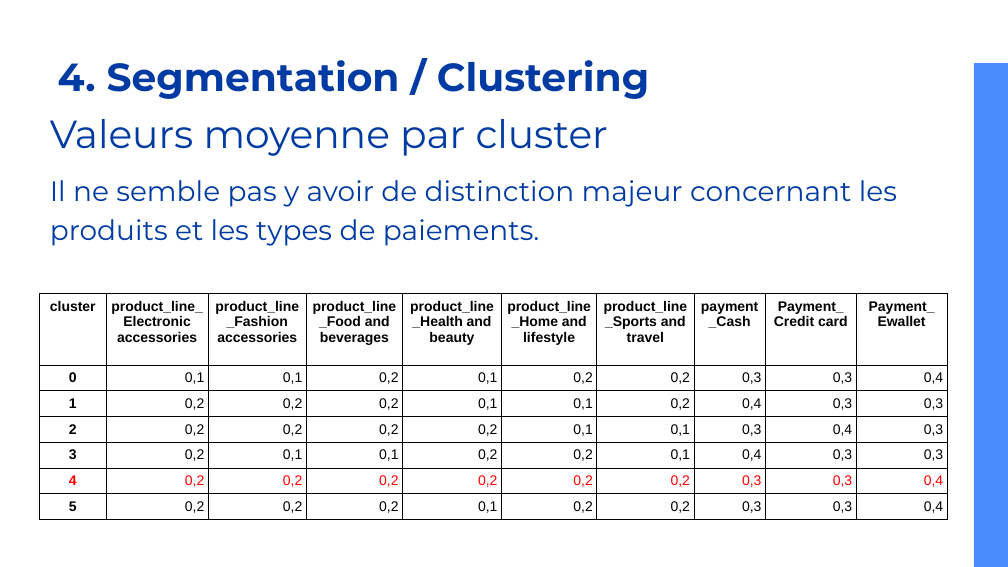
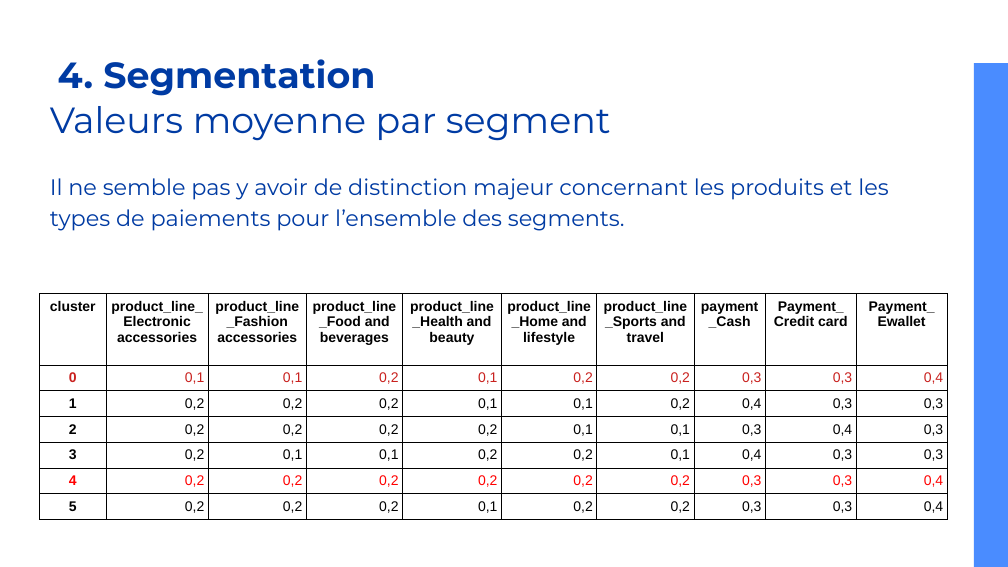
Before and after one commit to caseguin/Clustering, a slide deck: slide 24 of SuperMarket_clustering2.odp. Drawn at 1008x567 pixels with LibreOffice and Linux fonts; fonts in the diff are those of the drawing. Boxes give left, top, right and bottom in pixels: in the first picture for what was removed or moved away, otherwise in the second. Text is boxed around its words. In the diff, an @@ line names an element or a change of style, - is before the commit and + after.

```diff
--- a/SuperMarket_clustering2.odp
+++ b/SuperMarket_clustering2.odp
@@ title at [58,59,375,96]: text changed; size 28 to 26 pt @@
-4. Segmentation / Clustering
+4. Segmentation
@@ title at [50,106,611,141]: text changed; size 28 to 26 pt @@
-Valeurs moyenne par cluster
+Valeurs moyenne par segment
@@ title at [50,178,888,231]: text changed; size 20 to 16 pt @@
-Il ne semble pas y avoir de distinction majeur concernant les produits et les types de paiements.
+Il ne semble pas y avoir de distinction majeur concernant les produits et les types de paiements pour l’ensemble des segments.
@@ table at [39,293,948,517] @@
@@ text colour #000000 to #C9211E in "0", "0,1", "0,1", "0,2" and 6 more places @@
```
Also in this commit, not shown: 24 other slides changed, 4 slides added, 3 slides removed, 13 other files.
